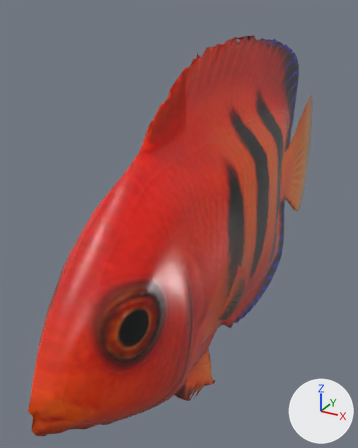
The glTF model src/rendering/assets/splat-fish/flame-angelfish.glb, before and after one commit.
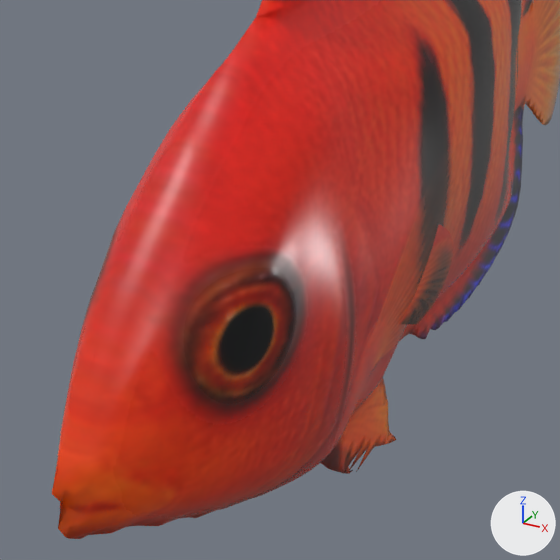
The first picture shows the older version from a camera (50 mm lens) standing at (0.614, -1.506, 0.721) and looking at (-0.166, -0.088, 0.012). The close-ups show the older and then the newer version on the part from 0% to 85% of the width and 32% to 100% of the height of that picture. Only the edits that show in the close-ups are written down. Every picture has the same lights, and +X, +Y and +Z are marked at lower right.

The first close-up shows 'flame-angelfish_Mesh'.
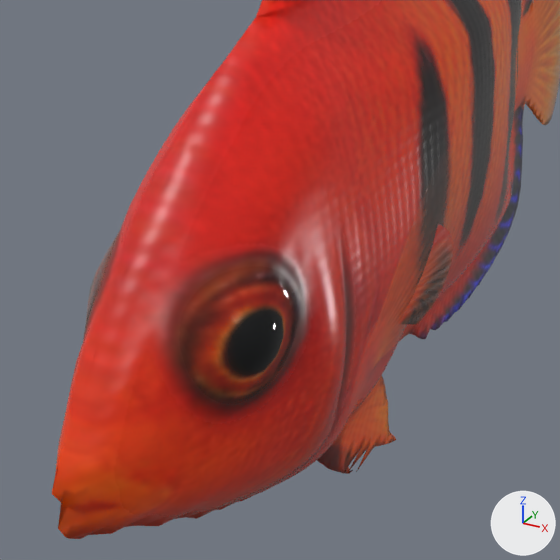
The change, as a list of edits to the scene's bpy script:
```text
Change mat_flame_angelfish_mat:
    where n6 = _N.new('ShaderNodeNormalMap'); n6.name = 'Normal Map'
    n6.inputs[0].default_value: 0.08 -> 0.65  # 'Strength'
Change me_flame_angelfish_geo:
    used by ob_flame_angelfish_mesh; location = (0.0, 0.0, 0.0)
    remove me_flame_angelfish_geo.from_pydata(...)  # 5933 vertices, 11664 faces; spans x -0.14..0.14, y -1.0..1.0, z -0.63..0.64
    add me_flame_angelfish_geo.from_pydata(...)  # 5933 vertices, 11664 faces; spans x -0.15..0.15, y -1.0..1.0, z -0.63..0.64
    me_flame_angelfish_geo part 1: 83 of the vertices in x -0.13..0.14, y -0.89..-0.51, z -0.31..0.18 are moved by (-0.01, 0.0, 0.0)
    me_flame_angelfish_geo part 2: 83 of the vertices in x -0.14..0.13, y -0.89..-0.51, z -0.31..0.18 are moved by (0.01, 0.0, 0.0)
    me_flame_angelfish_geo part 3: 11 of the vertices in x 0.1..0.13, y -0.8..-0.63, z -0.05..0.1 are moved by (0.02, 0.0, 0.0)
    other edits to the shape of me_flame_angelfish_geo do not show in these pictures
```

Changed parts and their boxes [x1, y1, x2, y2] in the close-ups (560 x 560 px; the box of a moved part takes in the faces that stretch with it):
'flame-angelfish_Mesh', surface changed, reshaped: [52, 0, 560, 539] in both
part 1 of me_flame_angelfish_geo, moved or reshaped: before [127, 223, 356, 527]; after [85, 223, 356, 527]
part 2 of me_flame_angelfish_geo, moved or reshaped: before [74, 206, 342, 454]; after [78, 206, 346, 454]
part 3 of me_flame_angelfish_geo, moved or reshaped: before [217, 292, 342, 410]; after [222, 293, 346, 412]
